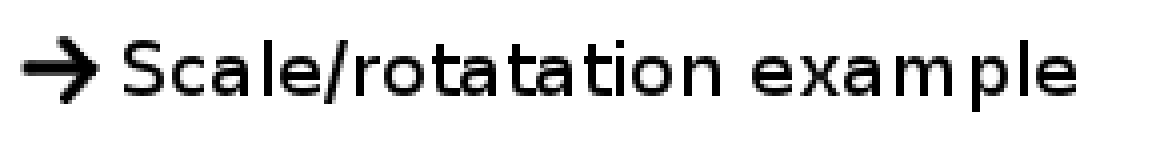
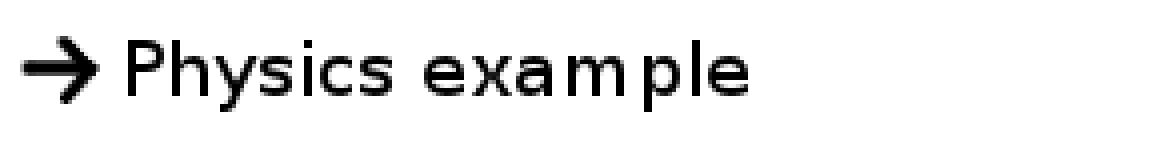
Layer changes from the first 1156px x 156px image to the second:
added layer "Physics example" above "Scale/rotation example" over (128, 40, 748, 112)
renamed "Scale/rotatation example" to "Scale/rotation example", hid it, painted on it over (124, 40, 1076, 112)
